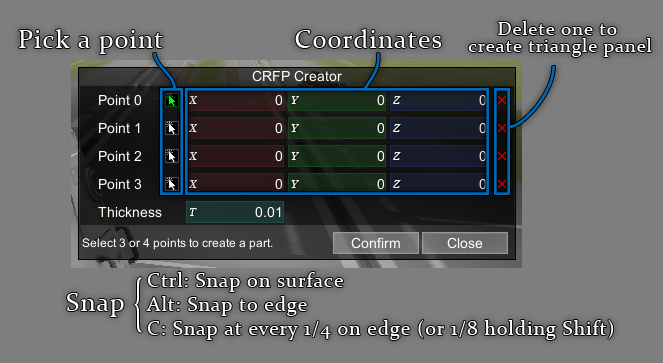
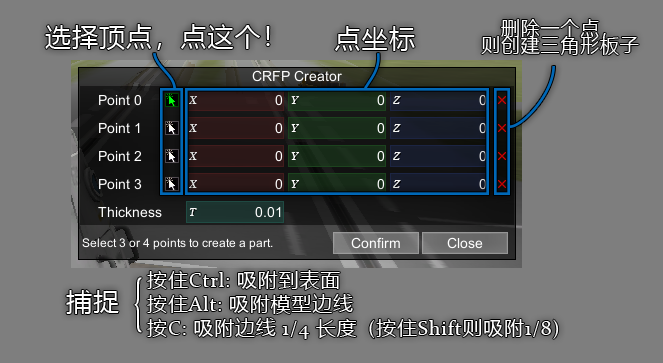
The second 663×363 image is a revision of the first. Changes to its layers:
renamed "Delete one to create triangle panel" to "删除一个点， 则创建三角形板子", painted on it over bbox(468, 19, 652, 57)
renamed "Pick a point" to "选择顶点，点这个！", painted on it over bbox(19, 24, 270, 54)
renamed "Coordinates" to "点坐标", painted on it over bbox(295, 26, 442, 51)
renamed "Snap" to "捕捉", painted on it over bbox(66, 290, 124, 317)
renamed "Ctrl: Snap on surface Alt: Snap to edge C: Snap at every 1/4 on" to "按住Ctrl: 吸附到表面 按住Alt: 吸附模型边线 按C: 吸附边线 1/4 长度 (按住Shift则吸附1/8)", painted on it over bbox(146, 270, 614, 340)
